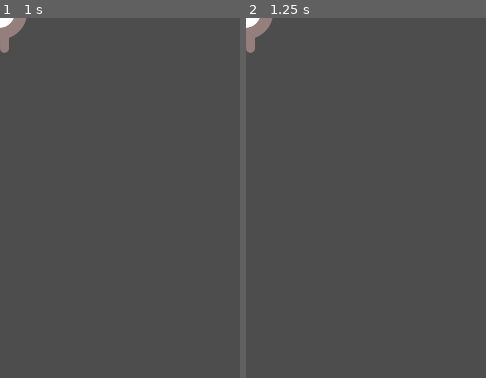
Above: before the commit, frames 1-2 (left to right).
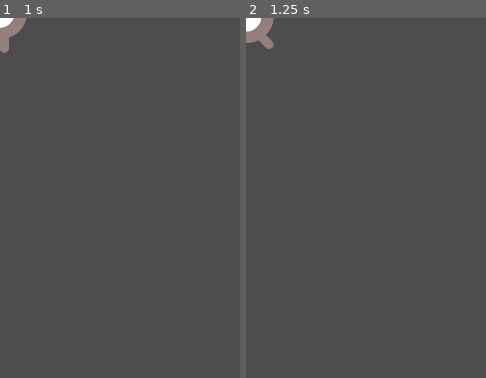
Above: after the commit, the same moments.

Repository: BenoitFHEAJ/First-2D-GAME
Game: Godot game, scene res://player.tscn
Same seed, same stepped clock (60 frames per second), same inputs: the game is played once before the commit and once after it. The project has no main scene, so this scene is started directly.
Inputs:
- Up to frame 1 (1 s): tap Enter at 0.5 s; hold D (move_right, bound only after the commit) from 0.53 s (still down)
- Up to frame 2 (1.25 s): keep holding D (move_right, bound only after the commit)
The pictures show only the part of the screen within x 0-50%, y 0-50%; the shares and areas given below are measured in that part.

Frame 1 is identical in both runs. In frame 2, 0.4% of the frame differs, in the area x 0-12%, y 0-10%.

Commit message:
Control Movement WASD & Arrows

Diff:
--- /dev/null
+++ b/player.gd
@@ -0,0 +1,26 @@
+extends Area2D
+
+@export var speed = 400 # How fast the player will move (pixels/sec).
+var screen_size # Size of the game window.
+
+# Called when the node enters the scene tree for the first time.
+func _ready() -> void:
+	pass # Replace with function body.
+
+# Called every frame. 'delta' is the elapsed time since the previous frame.
+func _process(delta):
+	var velocity = Vector2.ZERO # The player's movement vector.
+	if Input.is_action_pressed("move_right"):
+		velocity.x += 1
+	if Input.is_action_pressed("move_left"):
+		velocity.x -= 1
+	if Input.is_action_pressed("move_down"):
+		velocity.y += 1
+	if Input.is_action_pressed("move_up"):
+		velocity.y -= 1
+
+	if velocity.length() > 0:
+		velocity = velocity.normalized() * speed
+		$AnimatedSprite2D.play()
+	else:
+		$AnimatedSprite2D.stop()
--- a/player.tscn
+++ b/player.tscn
@@ -1,6 +1,7 @@
 [gd_scene format=3 uid="uid://boyppmtub411f"]
 
 [ext_resource type="Texture2D" uid="uid://daeunluaho646" path="res://art/playerGrey_up1.png" id="1_hqtel"]
+[ext_resource type="Script" uid="uid://b05famochvpyi" path="res://player.gd" id="1_sweqy"]
 [ext_resource type="Texture2D" uid="uid://cnkfak5f6h0mo" path="res://art/playerGrey_up2.png" id="2_sweqy"]
 [ext_resource type="Texture2D" uid="uid://dq7hjg7dbkq8k" path="res://art/playerGrey_walk1.png" id="3_2hs0m"]
 [ext_resource type="Texture2D" uid="uid://bj1sfm4aohykl" path="res://art/playerGrey_walk2.png" id="4_1jxqw"]
@@ -36,6 +37,7 @@
 
 [node name="Player" type="Area2D" unique_id=677835627]
 position = Vector2(0, 1)
+script = ExtResource("1_sweqy")
 metadata/_edit_group_ = true
 metadata/_edit_horizontal_guides_ = [-2.0]
 
--- a/project.godot
+++ b/project.godot
@@ -20,6 +20,33 @@
 window/size/viewport_height=720
 window/stretch/mode="canvas_items"
 
+[input]
+
+move_right={
+"deadzone": 0.2,
+"events": [Object(InputEventKey,"resource_local_to_scene":false,"resource_name":"","device":16,"window_id":0,"alt_pressed":false,"shift_pressed":false,"ctrl_pressed":false,"meta_pressed":false,"pressed":false,"keycode":0,"physical_keycode":68,"key_label":0,"unicode":0,"location":0,"echo":false,"script":null)
+, Object(InputEventKey,"resource_local_to_scene":false,"resource_name":"","device":16,"window_id":0,"alt_pressed":false,"shift_pressed":false,"ctrl_pressed":false,"meta_pressed":false,"pressed":false,"keycode":0,"physical_keycode":4194321,"key_label":0,"unicode":0,"location":0,"echo":false,"script":null)
+]
+}
+move_left={
+"deadzone": 0.2,
+"events": [Object(InputEventKey,"resource_local_to_scene":false,"resource_name":"","device":16,"window_id":0,"alt_pressed":false,"shift_pressed":false,"ctrl_pressed":false,"meta_pressed":false,"pressed":false,"keycode":0,"physical_keycode":81,"key_label":0,"unicode":0,"location":0,"echo":false,"script":null)
+, Object(InputEventKey,"resource_local_to_scene":false,"resource_name":"","device":16,"window_id":0,"alt_pressed":false,"shift_pressed":false,"ctrl_pressed":false,"meta_pressed":false,"pressed":false,"keycode":0,"physical_keycode":4194319,"key_label":0,"unicode":0,"location":0,"echo":false,"script":null)
+]
+}
+move_up={
+"deadzone": 0.2,
+"events": [Object(InputEventKey,"resource_local_to_scene":false,"resource_name":"","device":16,"window_id":0,"alt_pressed":false,"shift_pressed":false,"ctrl_pressed":false,"meta_pressed":false,"pressed":false,"keycode":0,"physical_keycode":90,"key_label":0,"unicode":0,"location":0,"echo":false,"script":null)
+, Object(InputEventKey,"resource_local_to_scene":false,"resource_name":"","device":16,"window_id":0,"alt_pressed":false,"shift_pressed":false,"ctrl_pressed":false,"meta_pressed":false,"pressed":false,"keycode":0,"physical_keycode":4194320,"key_label":0,"unicode":0,"location":0,"echo":false,"script":null)
+]
+}
+move_down={
+"deadzone": 0.2,
+"events": [Object(InputEventKey,"resource_local_to_scene":false,"resource_name":"","device":16,"window_id":0,"alt_pressed":false,"shift_pressed":false,"ctrl_pressed":false,"meta_pressed":false,"pressed":false,"keycode":0,"physical_keycode":83,"key_label":0,"unicode":0,"location":0,"echo":false,"script":null)
+, Object(InputEventKey,"resource_local_to_scene":false,"resource_name":"","device":16,"window_id":0,"alt_pressed":false,"shift_pressed":false,"ctrl_pressed":false,"meta_pressed":false,"pressed":false,"keycode":0,"physical_keycode":4194322,"key_label":0,"unicode":0,"location":0,"echo":false,"script":null)
+]
+}
+
 [physics]
 
 3d/physics_engine="Jolt Physics"
Not shown, added: player.gd.uid
